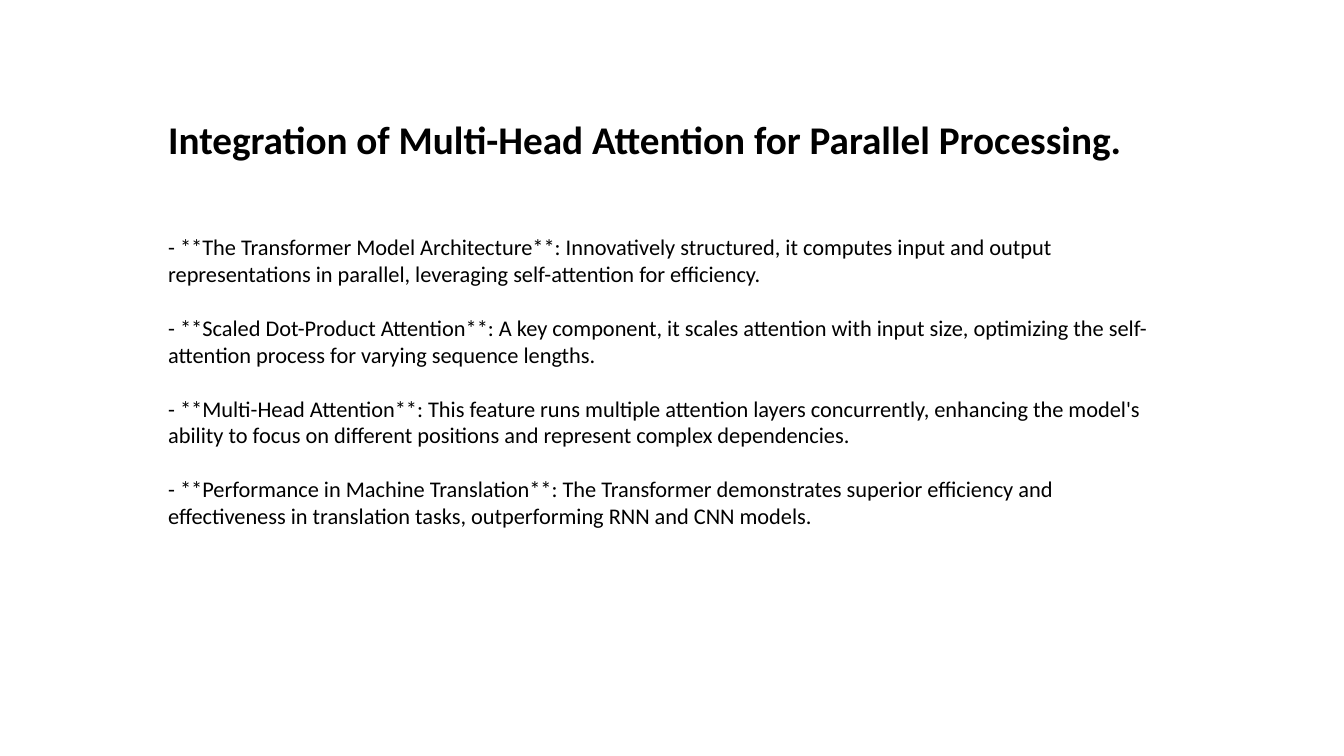
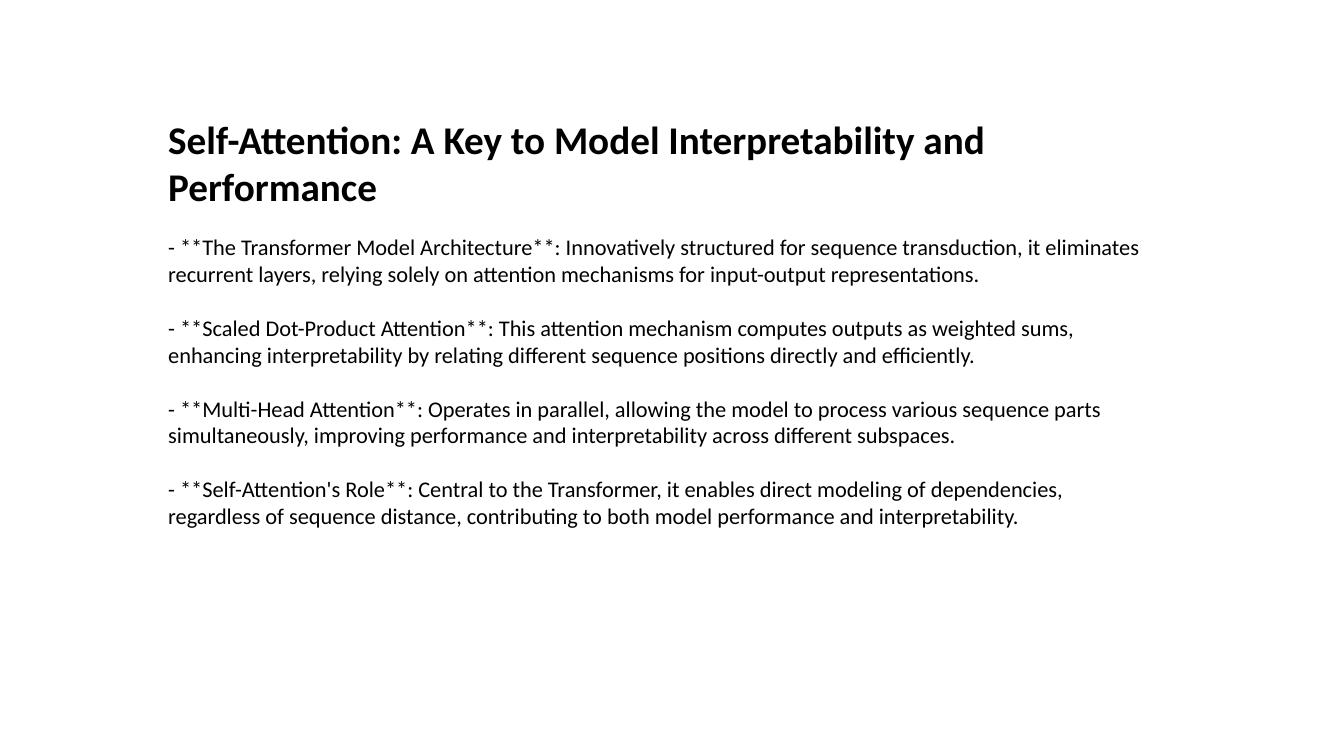
Before and after one commit to Jessie-ZhaoXi/dsa4213-ppt-generator, a slide deck: slide 7 of my_ppts/attention_mode2.pptx. Drawn at 1344x756 pixels with LibreOffice and Linux fonts; fonts in the diff are those of the drawing; background and template pictures are left out. Boxes give left, top, right and bottom in pixels: in the first picture for what was removed or moved away, otherwise in the second. Text is boxed around its words. In the diff, an @@ line names an element or a change of style, - is before the commit and + after.

```diff
--- a/my_ppts/attention_mode2.pptx
+++ b/my_ppts/attention_mode2.pptx
@@ text at (168,126,984,202): text changed @@
-Integration of Multi-Head Attention for Parallel Processing.
+Self-Attention: A Key to Model Interpretability and Performance
@@ text at (168,239,1139,528): text changed @@
-- **The Transformer Model Architecture**: Innovatively structured, it computes input and output representations in parallel, leveraging self-attention for efficiency.
-- **Scaled Dot-Product Attention**: A key component, it scales attention with input size, optimizing the self-attention process for varying sequence lengths.
-- **Multi-Head Attention**: This feature runs multiple attention layers concurrently, enhancing the model's ability to focus on different positions and represent complex dependencies.
-- **Performance in Machine Translation**: The Transformer demonstrates superior efficiency and effectiveness in translation tasks, outperforming RNN and CNN models.
+- **The Transformer Model Architecture**: Innovatively structured for sequence transduction, it eliminates recurrent layers, relying solely on attention mechanisms for input-output representations.
+- **Scaled Dot-Product Attention**: This attention mechanism computes outputs as weighted sums, enhancing interpretability by relating different sequence positions directly and efficiently.
+- **Multi-Head Attention**: Operates in parallel, allowing the model to process various sequence parts simultaneously, improving performance and interpretability across different subspaces.
+- **Self-Attention's Role**: Central to the Transformer, it enables direct modeling of dependencies, regardless of sequence distance, contributing to both model performance and interpretability.
```
Also in this commit, not shown: 5 other slides changed, 2 slides added, 7 slides removed, 31 other files.
